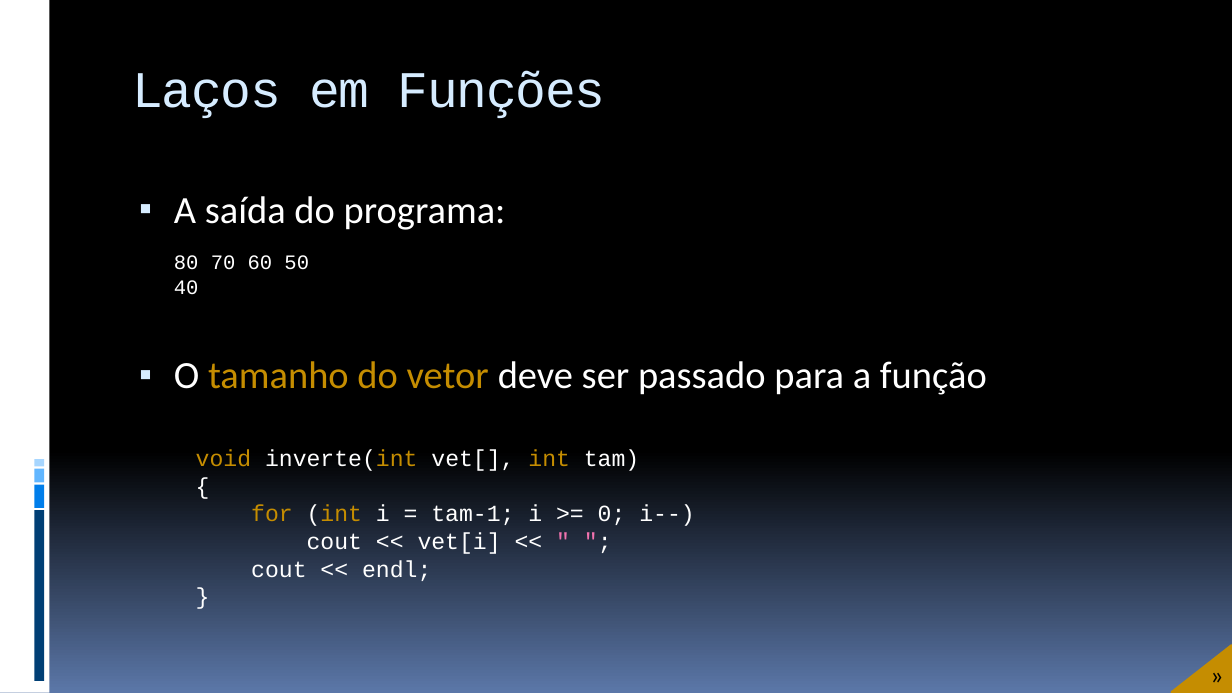
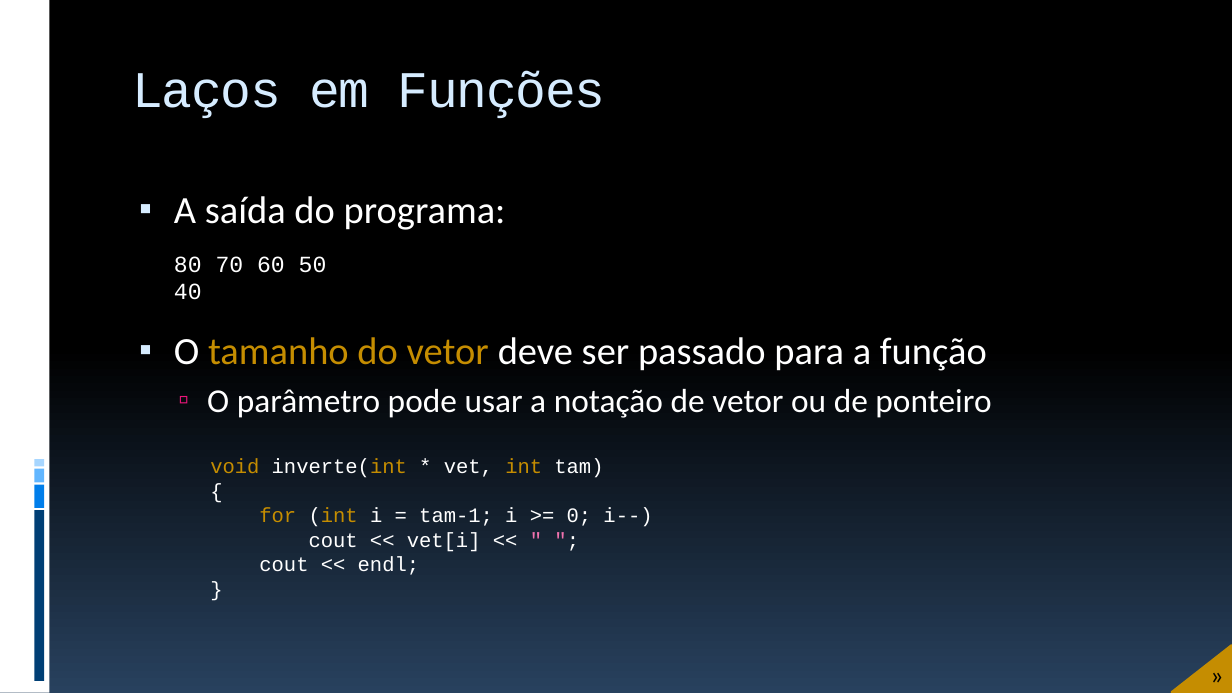
Before and after one commit to JudsonSS/ProgComp, a slide deck: slide 29 of Slides/16. Laço de Repetição For.pptx (slide 28 before the commit). Drawn at 1232x693 pixels with LibreOffice and Linux fonts; fonts in the diff are those of the drawing. Boxes give left, top, right and bottom in pixels: in the first picture for what was removed or moved away, otherwise in the second. Text is boxed around its words. In the diff, an @@ line names an element or a change of style, - is before the commit and + after.

```diff
--- a/Slides/16. Laço de Repetição For.pptx
+++ b/Slides/16. Laço de Repetição For.pptx
@@ background gradient #000000 to #5B77A8 to gradient #000000 to #28415E @@
@@ text "80 70 60 50 40" at <box>174,256,327,300</box>: size 16 to 18 pt @@
@@ text at <box>207,389,991,418</box>: paragraph added @@
+  ▫ O parâmetro pode usar a notação de vetor ou de ponteiro
@@ text "void inverte(int * vet, int ...": place and size @@
-text "void inverte(int * vet, int ..." at <box>196,449,694,581</box>
+text "void inverte(int * vet, int ..." at <box>210,458,652,575</box>
@@ text at <box>210,458,603,478</box>: text changed; size 18 to 16 pt @@
-void inverte(int vet[], int tam)
+void inverte(int * vet, int tam)
@@ text at <box>259,508,652,575</box>: size 18 to 16 pt in "{", "for (int i = tam-1; i >= ...", "cout << vet[i] << " ";", "cout << endl;" and 1 more places @@
```
Also in this commit, not shown: 28 other slides changed, 1 slide added, 12 other files.
